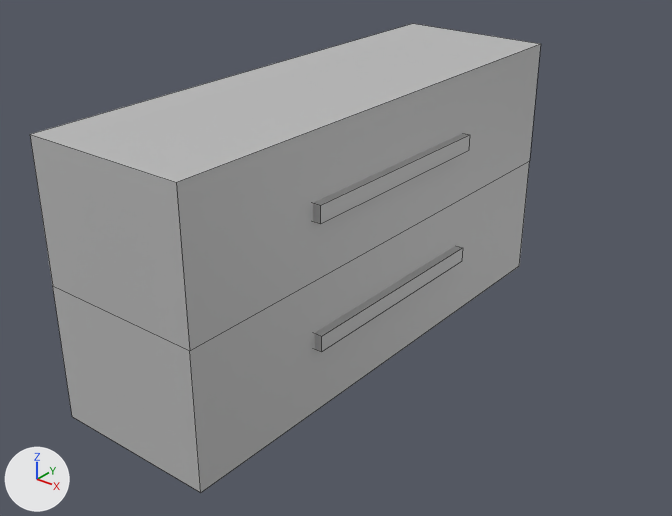
Renders of the FBX model Assets/Resources/room/bedroom/locker_small.fbx from each side of a commit.
Before and after are seen from a camera (50 mm lens) standing at (2.19, -7.93, 2.19) and looking at (0.5, -5.82, 0.89). The axes (+X, +Y, +Z) are drawn at lower left. The lights are the same throughout. Mesh edges are drawn as thin lines. Where no turn or scale is listed for an object, it has been applied to the vertices.

In view in the first picture: 'locker_small'.
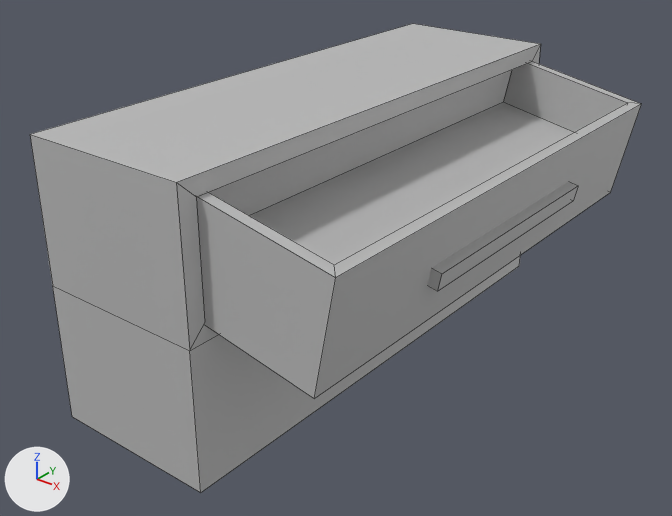
What differs and where, as boxes (x1, y1, x2, y2) in the pictures (672 x 516 px; the box of a moved part takes in the faces that stretch with it):
'locker_small', reshaped, moved (20% wider): before (30, 24, 541, 493); after (30, 24, 641, 493)
part 1 of me_mesh, moved or reshaped: before (313, 133, 470, 224); after (427, 182, 578, 291)
part 2 of me_mesh, moved or reshaped (not visible afterwards): before (315, 246, 462, 352)
part 3 of me_mesh, rebuilt: (30, 24, 541, 493) in both
part 4 of me_mesh, added: after (196, 61, 641, 398)

What the commit changed:
me_mesh is used by ob_locker_small; location (0.383, -5.702, 0.967).
me_mesh had 28 vertices, 20 faces and spanned x -0.29..0.29, y -0.89..0.89, z -0.45..0.45.
me_mesh now has 52 vertices, 40 faces and spans x -0.49..0.49, y -0.89..0.89, z -0.45..0.45.
me_mesh part 1: the loose piece of 8 vertices spanning x 0.23..0.29, y -0.4..0.38, z 0.19..0.24 is moved by (0.2, 0.0, -0.08).
me_mesh part 2: the loose piece of 8 vertices spanning x 0.23..0.29, y -0.4..0.38, z -0.23..-0.17 is moved by (-0.2, 0.0, 0.0).
me_mesh part 3: the loose piece of 12 vertices spanning x -0.29..0.27, y -0.89..0.89, z -0.45..0.45 is rebuilt with 20 vertices and now spans x -0.49..0.07, y -0.89..0.89, z -0.45..0.45.
me_mesh part 4: a new loose piece of 16 vertices spanning x -0.08..0.49, y -0.83..0.83, z -0.02..0.41, in mat_locker_small1 (grey #bcbcbc).
Object 'locker_small' (ob_locker_small) moves from (0.383, -5.702, 0.967) to (0.583, -5.702, 0.967).
